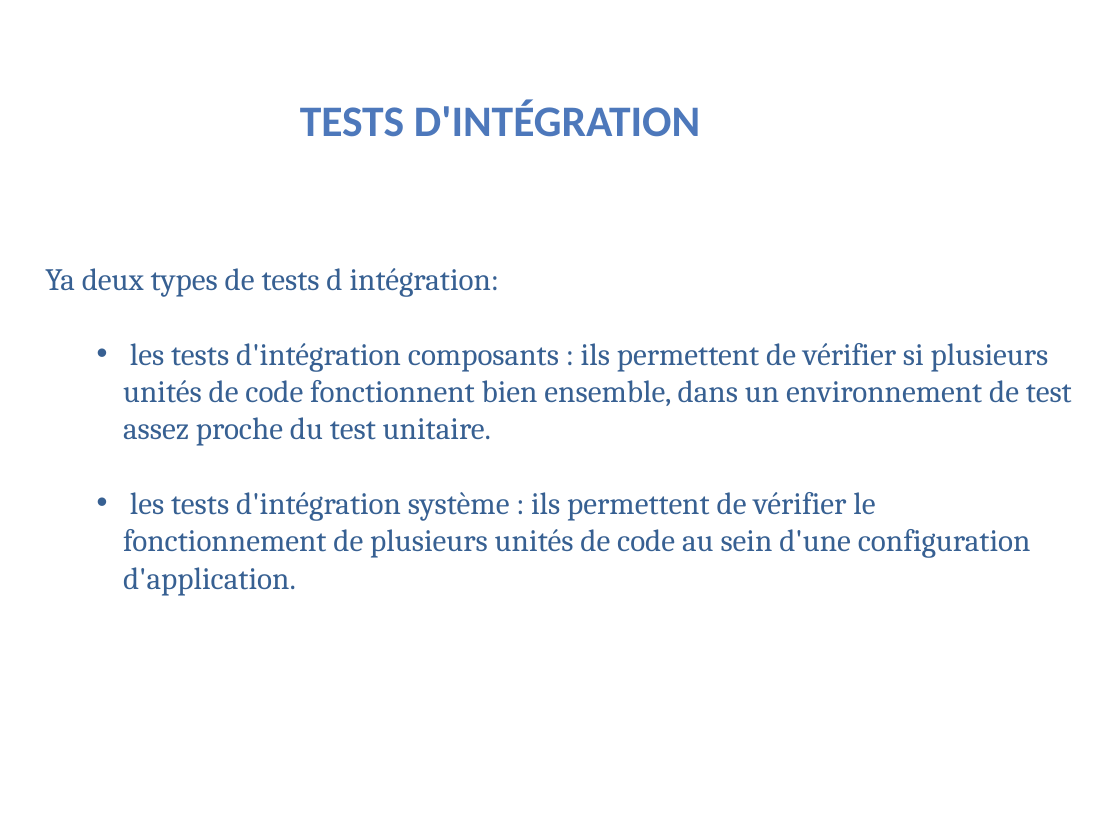
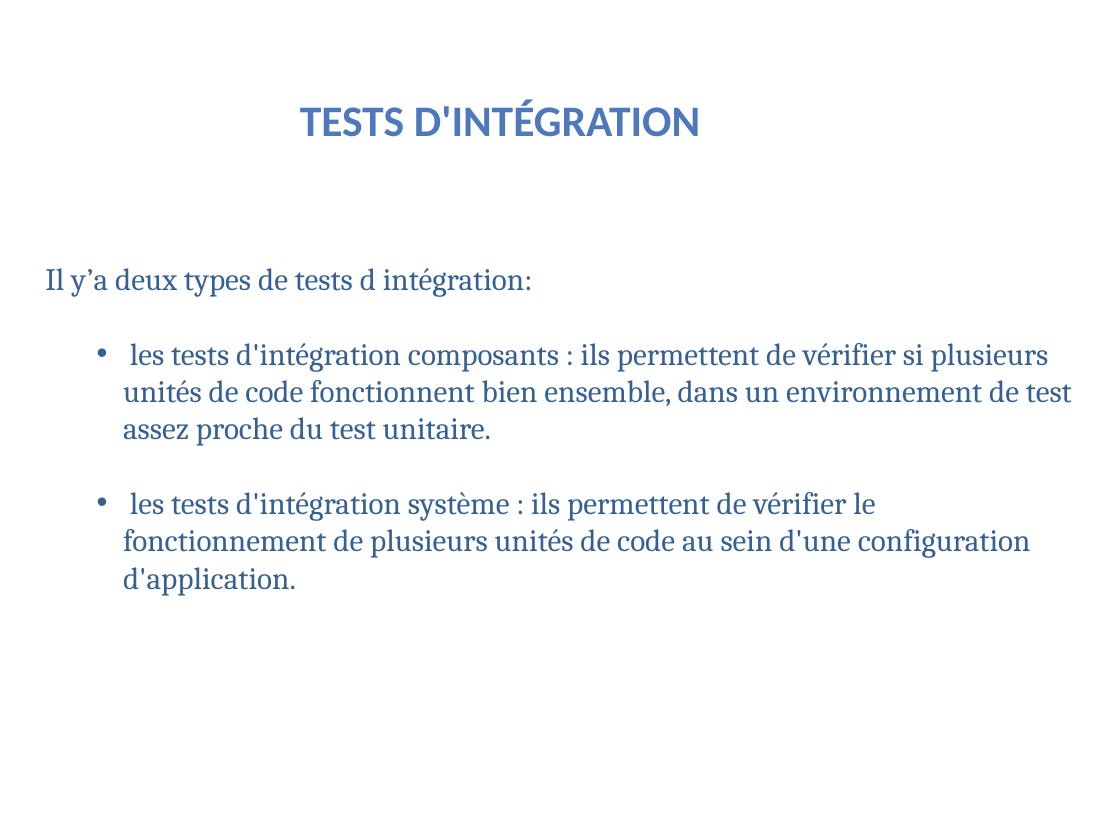
Before and after one commit to KalouiSanaa/projet5-openclassroom, a slide deck: slide 4 of p5_kaloui-sanaa-presentation.pptx. Drawn at 1120x840 pixels with LibreOffice and Linux fonts; fonts in the diff are those of the drawing; background and template pictures are left out. Boxes give left, top, right and bottom in pixels: in the first picture for what was removed or moved away, otherwise in the second. Text is boxed around its words. In the diff, an @@ line names an element or a change of style, - is before the commit and + after.

```diff
--- a/p5_kaloui-sanaa-presentation.pptx
+++ b/p5_kaloui-sanaa-presentation.pptx
@@ text at (45, 268, 533, 297): text changed @@
-Ya deux types de tests d intégration:
+Il y’a deux types de tests d intégration:
```
Also in this commit, not shown: 2 other slides changed, 24 other files.
